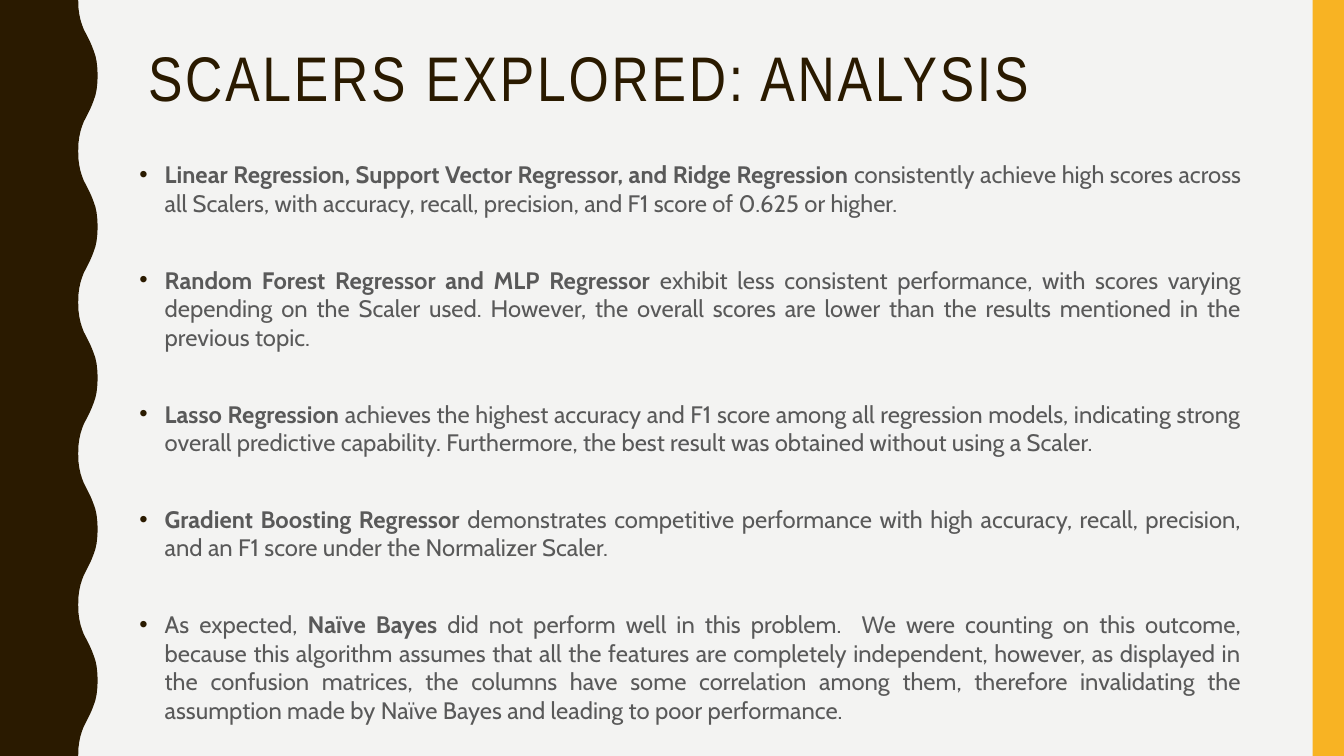
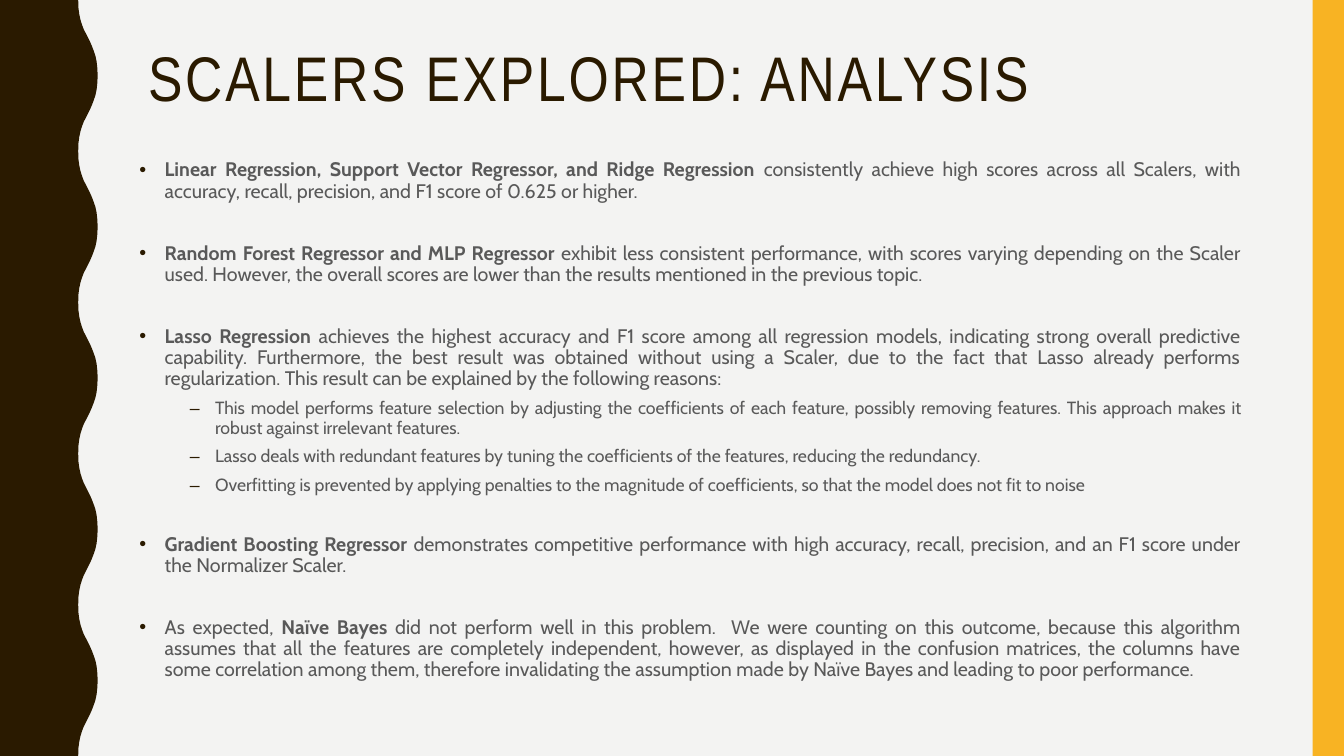
Before and after one commit to afs202005277/AC, a slide deck: slide 29 of ppt projeto.pptx. Drawn at 1344x756 pixels with LibreOffice and Linux fonts; fonts in the diff are those of the drawing. Boxes give left, top, right and bottom in pixels: in the first picture for what was removed or moved away, otherwise in the second. Text is boxed around its words. In the diff, an @@ line names an element or a change of style, - is before the commit and + after.

```diff
--- a/ppt projeto.pptx
+++ b/ppt projeto.pptx
@@ text at [165,161,1241,681]: size 17 to 14 pt in "Linear Regression, Support Vector Regressor, and Ridge ...", "Random Forest Regressor and MLP Regressor exhibit ...", "Gradient Boosting Regressor demonstrates competitive perform ...", "As expected, Naïve Bayes did not perform ..."; line spacing 1 to 0.9 @@
@@ text at [165,328,1242,496]: text changed; size 17 to 12.6 pt @@
-• Lasso Regression achieves the highest accuracy and F1 score among all regression models, indicating strong overall predictive capability. Furthermore, the best result was obtained without using a Scaler.
+• Lasso Regression achieves the highest accuracy and F1 score among all regression models, indicating strong overall predictive capability. Furthermore, the best result was obtained without using a Scaler, due to the fact that Lasso already performs regularization. This result can be explained by the following reasons:
+  – This model performs feature selection by adjusting the coefficients of each feature, possibly removing features. This approach makes it robust against irrelevant features.
+  – Lasso deals with redundant features by tuning the coefficients of the features, reducing the redundancy.
+  – Overfitting is prevented by applying penalties to the magnitude of coefficients, so that the model does not fit to noise
```
Also in this commit, not shown: 3 other slides changed, 4 other files.
